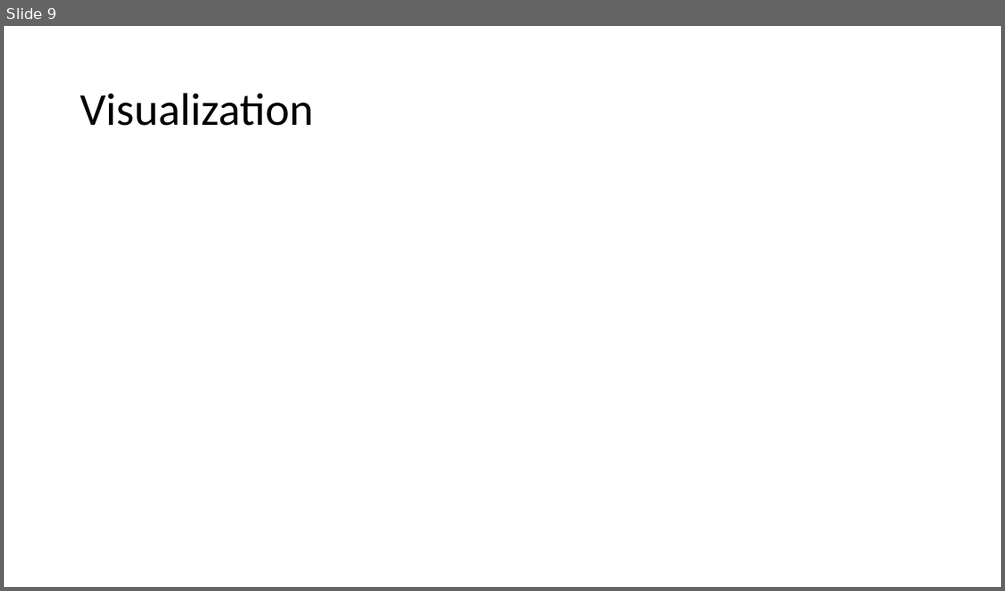
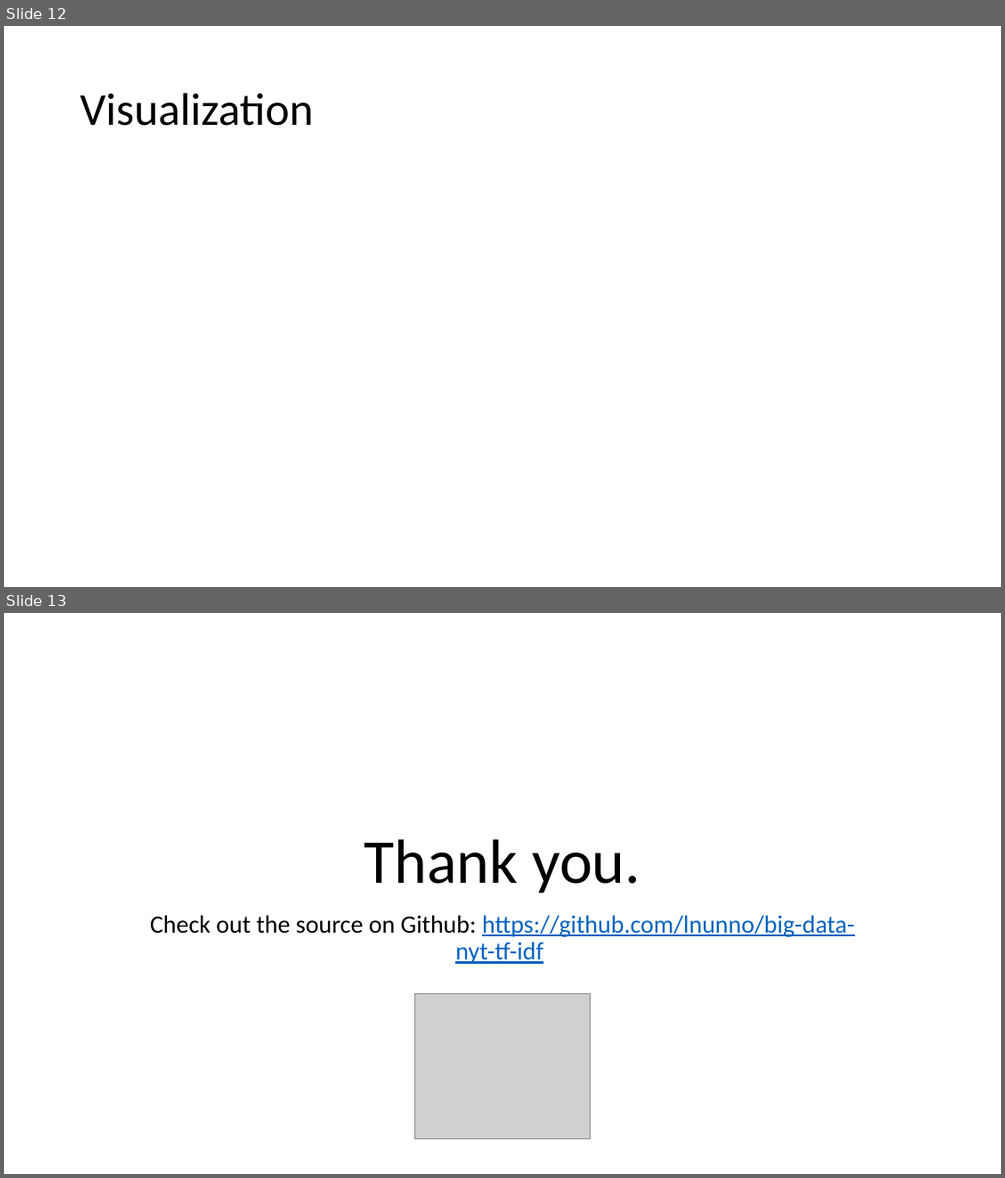
Before and after one commit to lnunno/big-data-nyt-tf-idf, a slide deck: docs/presentation.pptx. Shown one above the other, each under a label of ours: slide 9 before the commit, slides 12 and 13 after it. The pictures are 1005x591 and 1005x1178 pixels, drawn with LibreOffice and Linux fonts; fonts in the diff are those of the drawing; grey boxes stand for pictures. Boxes give left, top, right and bottom in pixels: in the first picture for what was removed or moved away, otherwise in the second. Text is boxed around its words. In the diff, an @@ line names an element or a change of style, - is before the commit and + after.

```diff
--- a/docs/presentation.pptx
+++ b/docs/presentation.pptx
@@ slide 13 added at [4, 613, 1001, 1174], background #FFFFFF @@
@@ title added at [364, 839, 640, 893], 60 pt, text #000000 @@
+Thank you.
@@ subtitle added at [150, 915, 855, 964], 24 pt, text #0563C1, underline @@
+Check out the source on Github: https://github.com/lnunno/big-data-nyt-tf-idf
@@ picture added at [415, 994, 590, 1139] @@
@@ what was slide 9 is now slide 12 @@
```
Also in this commit, not shown: 2 slides changed, 4 other slides added, 1 slide removed.
